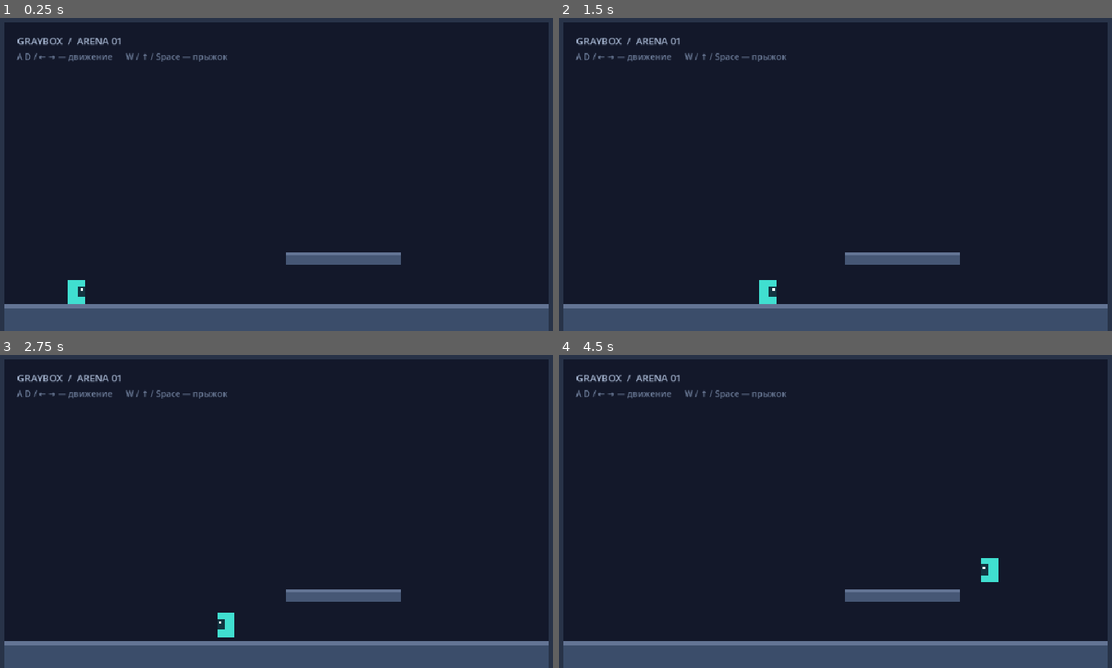
Above: before the commit, frames 1-4 (two rows, left to right).
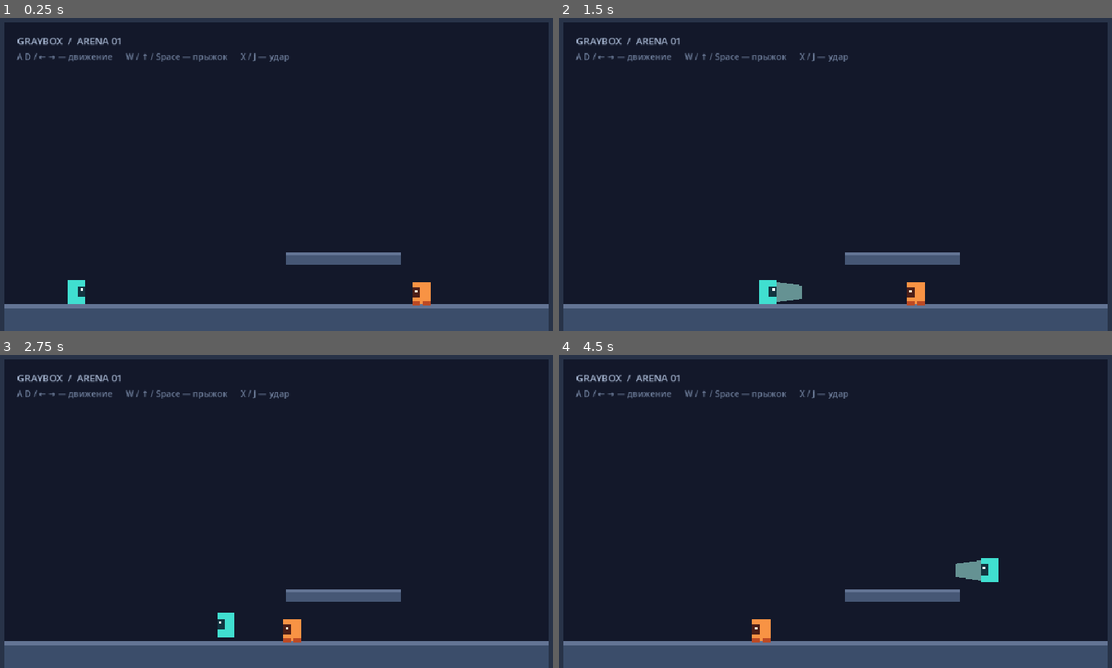
Above: after the commit, the same moments.

Repository: Vinatorul/pivotfall
Game: Godot game, scene res://scenes/arena.tscn
Same seed, same stepped clock (60 frames per second), same inputs: the game is played once before the commit and once after it.
Inputs:
- Up to frame 1 (0.25 s): no input
- Up to frame 2 (1.5 s): tap Enter (ui_accept) at 0.5, 0.77 s; hold Right (ui_right) from 0.53 s (still down); tap X at 0.6 s; tap J at 0.8, 1.35 s
- Up to frame 3 (2.75 s): tap Enter (ui_accept) at 1.52 s; tap X at 1.55, 2.1 s; release Right (ui_right) at 2.03 s; hold Left (ui_left) from 2.03 s (still down); tap J at 2.3 s
- Up to frame 4 (4.5 s): release Left (ui_left) at 2.78 s; hold Right (ui_right) 2.78-4.28 s; tap J at 2.85, 3.8, 4.35 s; tap Enter (ui_accept) at 3.02, 3.77 s; tap X at 3.05, 3.6 s; hold Left (ui_left) from 4.28 s (still down)

The runs differ from the first frame. In frame 1, 0.3% of the frame differs, in the area x 43-78%, y 11-92%; in frame 2, 0.6%; in frame 3, 0.3%; in frame 4, 0.6%, in the area x 34-77%, y 11-92%.

Commit message:
feat: add knockback attack and patrol enemy

Diff:
--- a/project.godot
+++ b/project.godot
@@ -1,9 +1,10 @@
 ; Engine configuration file.
-; Edit through the Godot editor when possible.
+; It's best edited using the editor UI and not directly,
+; since the parameters that go here are not all obvious.
 ;
 ; Format:
-;   [section]
-;   param=value
+;   [section] ; section goes between []
+;   param=value ; assign values to parameters
 
 config_version=5
 
@@ -11,6 +12,7 @@
 
 config/name="Single Screen Arcade Prototype"
 run/main_scene="res://scenes/arena.tscn"
+config/features=PackedStringArray("4.6")
 
 [display]
 
--- a/scenes/arena.tscn
+++ b/scenes/arena.tscn
@@ -1,6 +1,7 @@
-[gd_scene load_steps=6 format=3]
+[gd_scene load_steps=7 format=3]
 
 [ext_resource type="PackedScene" path="res://scenes/player.tscn" id="1_player"]
+[ext_resource type="PackedScene" path="res://scenes/patrol_enemy.tscn" id="2_patrol"]
 
 [sub_resource type="RectangleShape2D" id="RectangleShape2D_floor"]
 size = Vector2(960, 44)
@@ -91,6 +92,9 @@
 [node name="Player" parent="." instance=ExtResource("1_player")]
 position = Vector2(150, 450)
 
+[node name="PatrolEnemy" parent="." instance=ExtResource("2_patrol")]
+position = Vector2(740, 450)
+
 [node name="UI" type="CanvasLayer" parent="."]
 
 [node name="Title" type="Label" parent="UI"]
@@ -105,8 +109,8 @@
 [node name="Controls" type="Label" parent="UI"]
 offset_left = 52.0
 offset_top = 78.0
-offset_right = 520.0
+offset_right = 760.0
 offset_bottom = 105.0
 theme_override_colors/font_color = Color(0.439, 0.502, 0.616, 1)
 theme_override_font_sizes/font_size = 14
-text = "A D / ← → — движение      W / ↑ / Space — прыжок"
+text = "A D / ← → — движение      W / ↑ / Space — прыжок      X / J — удар"
--- /dev/null
+++ b/scenes/patrol_enemy.tscn
@@ -0,0 +1,44 @@
+[gd_scene load_steps=3 format=3]
+
+[ext_resource type="Script" path="res://scripts/patrol_enemy.gd" id="1_patrol"]
+
+[sub_resource type="RectangleShape2D" id="RectangleShape2D_patrol"]
+size = Vector2(30, 36)
+
+[node name="PatrolEnemy" type="CharacterBody2D"]
+collision_layer = 4
+collision_mask = 1
+floor_snap_length = 6.0
+floor_constant_speed = true
+script = ExtResource("1_patrol")
+
+[node name="CollisionShape2D" type="CollisionShape2D" parent="."]
+shape = SubResource("RectangleShape2D_patrol")
+
+[node name="Visual" type="Node2D" parent="."]
+
+[node name="Body" type="Polygon2D" parent="Visual"]
+polygon = PackedVector2Array(-15, -18, 15, -18, 15, 18, -15, 18)
+color = Color(0.973, 0.58, 0.267, 1)
+
+[node name="FacePanel" type="Polygon2D" parent="Visual"]
+polygon = PackedVector2Array(2, -10, 15, -10, 15, 8, 2, 8)
+color = Color(0.302, 0.125, 0.098, 1)
+
+[node name="Eye" type="Polygon2D" parent="Visual"]
+polygon = PackedVector2Array(7, -6, 11, -6, 11, -2, 7, -2)
+color = Color(1, 0.949, 0.835, 1)
+
+[node name="FootLeft" type="Polygon2D" parent="Visual"]
+polygon = PackedVector2Array(-15, 13, -2, 13, -2, 21, -15, 21)
+color = Color(0.741, 0.294, 0.145, 1)
+
+[node name="FootRight" type="Polygon2D" parent="Visual"]
+polygon = PackedVector2Array(2, 13, 15, 13, 15, 21, 2, 21)
+color = Color(0.741, 0.294, 0.145, 1)
+
+[node name="EdgeProbe" type="RayCast2D" parent="."]
+position = Vector2(0, 12)
+target_position = Vector2(28, 18)
+collision_mask = 1
+enabled = true
--- a/scenes/player.tscn
+++ b/scenes/player.tscn
@@ -1,11 +1,16 @@
-[gd_scene load_steps=3 format=3]
+[gd_scene load_steps=4 format=3]
 
 [ext_resource type="Script" path="res://scripts/player.gd" id="1_player"]
 
 [sub_resource type="RectangleShape2D" id="RectangleShape2D_player"]
 size = Vector2(28, 40)
 
+[sub_resource type="RectangleShape2D" id="RectangleShape2D_attack"]
+size = Vector2(44, 36)
+
 [node name="Player" type="CharacterBody2D"]
+collision_layer = 2
+collision_mask = 1
 floor_snap_length = 6.0
 floor_constant_speed = true
 script = ExtResource("1_player")
@@ -26,3 +31,20 @@
 [node name="Eye" type="Polygon2D" parent="Visual"]
 polygon = PackedVector2Array(7, -6, 11, -6, 11, -2, 7, -2)
 color = Color(0.941, 0.984, 0.984, 1)
+
+[node name="AttackPivot" type="Node2D" parent="."]
+
+[node name="AttackArea" type="Area2D" parent="AttackPivot"]
+position = Vector2(34, 0)
+collision_layer = 0
+collision_mask = 4
+monitoring = false
+
+[node name="CollisionShape2D" type="CollisionShape2D" parent="AttackPivot/AttackArea"]
+shape = SubResource("RectangleShape2D_attack")
+
+[node name="AttackVisual" type="Polygon2D" parent="AttackPivot"]
+visible = false
+z_index = -1
+polygon = PackedVector2Array(12, -17, 56, -11, 56, 11, 12, 17)
+color = Color(0.659, 0.965, 0.918, 0.55)
--- /dev/null
+++ b/scripts/patrol_enemy.gd
@@ -0,0 +1,70 @@
+class_name PatrolEnemy
+extends CharacterBody2D
+
+@export var patrol_speed := 85.0
+@export var knockback_lock_time := 0.28
+@export var knockback_drag := 420.0
+@export var maximum_fall_speed := 900.0
+
+@onready var visual: Node2D = $Visual
+@onready var edge_probe: RayCast2D = $EdgeProbe
+
+var gravity: float = float(
+	ProjectSettings.get_setting("physics/2d/default_gravity", 1500.0)
+)
+var patrol_direction := -1.0
+var knockback_time_remaining := 0.0
+var hit_flash_time_remaining := 0.0
+
+
+func _ready() -> void:
+	_sync_direction()
+
+
+func _physics_process(delta: float) -> void:
+	_update_hit_flash(delta)
+
+	if not is_on_floor():
+		velocity.y = minf(velocity.y + gravity * delta, maximum_fall_speed)
+
+	if knockback_time_remaining > 0.0:
+		knockback_time_remaining = maxf(knockback_time_remaining - delta, 0.0)
+		velocity.x = move_toward(velocity.x, 0.0, knockback_drag * delta)
+	else:
+		if is_on_floor() and not edge_probe.is_colliding():
+			_turn_around()
+		velocity.x = patrol_direction * patrol_speed
+
+	move_and_slide()
+
+	if is_on_wall():
+		_turn_around()
+
+
+func receive_impulse(impulse: Vector2) -> void:
+	velocity = impulse
+	knockback_time_remaining = knockback_lock_time
+	hit_flash_time_remaining = 0.12
+
+	if not is_zero_approx(impulse.x):
+		patrol_direction = signf(impulse.x)
+		_sync_direction()
+
+
+func _turn_around() -> void:
+	patrol_direction *= -1.0
+	_sync_direction()
+
+
+func _sync_direction() -> void:
+	visual.scale.x = patrol_direction
+	edge_probe.target_position.x = absf(edge_probe.target_position.x) * patrol_direction
+
+
+func _update_hit_flash(delta: float) -> void:
+	hit_flash_time_remaining = maxf(hit_flash_time_remaining - delta, 0.0)
+	visual.modulate = (
+		Color(1.0, 0.82, 0.62)
+		if hit_flash_time_remaining > 0.0
+		else Color.WHITE
+	)
--- a/scripts/player.gd
+++ b/scripts/player.gd
@@ -9,25 +9,45 @@
 @export var jump_velocity := -540.0
 @export var maximum_fall_speed := 900.0
 
+@export_category("Attack")
+@export var attack_horizontal_impulse := 390.0
+@export var attack_vertical_impulse := -170.0
+@export var attack_active_time := 0.12
+@export var attack_cooldown := 0.3
+
 @onready var visual: Node2D = $Visual
+@onready var attack_pivot: Node2D = $AttackPivot
+@onready var attack_area: Area2D = $AttackPivot/AttackArea
+@onready var attack_visual: Polygon2D = $AttackPivot/AttackVisual
 
 var gravity: float = float(
 	ProjectSettings.get_setting("physics/2d/default_gravity", 1500.0)
 )
 var jump_requested := false
+var attack_requested := false
+var facing_direction := 1.0
+var attack_time_remaining := 0.0
+var attack_cooldown_remaining := 0.0
+var struck_targets: Dictionary[int, bool] = {}
+
+
+func _ready() -> void:
+	attack_area.body_entered.connect(_on_attack_area_body_entered)
 
 
 func _input(event: InputEvent) -> void:
-	if (
-		event is InputEventKey
-		and event.pressed
-		and not event.echo
-		and event.physical_keycode == KEY_W
-	):
+	if not event is InputEventKey or not event.pressed or event.echo:
+		return
+
+	if event.physical_keycode == KEY_W:
 		jump_requested = true
+	elif event.physical_keycode in [KEY_X, KEY_J]:
+		attack_requested = true
 
 
 func _physics_process(delta: float) -> void:
+	_update_attack_timers(delta)
+
 	var direction := Input.get_axis("ui_left", "ui_right")
 
 	if Input.is_physical_key_pressed(KEY_A):
@@ -46,7 +66,9 @@
 			direction * move_speed,
 			acceleration * delta
 		)
-		visual.scale.x = signf(direction)
+		facing_direction = signf(direction)
+		visual.scale.x = facing_direction
+		attack_pivot.scale.x = facing_direction
 
 	var wants_to_jump := (
 		Input.is_action_just_pressed("ui_accept")
@@ -55,6 +77,10 @@
 	)
 	jump_requested = false
 
+	if attack_requested and is_zero_approx(attack_cooldown_remaining):
+		_start_attack()
+	attack_requested = false
+
 	if is_on_floor():
 		if wants_to_jump:
 			velocity.y = jump_velocity
@@ -62,3 +88,46 @@
 		velocity.y = minf(velocity.y + gravity * delta, maximum_fall_speed)
 
 	move_and_slide()
+
+
+func _start_attack() -> void:
+	attack_time_remaining = attack_active_time
+	attack_cooldown_remaining = attack_cooldown
+	struck_targets.clear()
+	attack_visual.visible = true
+	attack_area.monitoring = true
+
+
+func _finish_attack() -> void:
+	attack_time_remaining = 0.0
+	attack_visual.visible = false
+	attack_area.monitoring = false
+
+
+func _update_attack_timers(delta: float) -> void:
+	attack_cooldown_remaining = maxf(attack_cooldown_remaining - delta, 0.0)
+
+	if is_zero_approx(attack_time_remaining):
+		return
+
+	attack_time_remaining = maxf(attack_time_remaining - delta, 0.0)
+	if is_zero_approx(attack_time_remaining):
+		_finish_attack()
+
+
+func _on_attack_area_body_entered(body: Node2D) -> void:
+	if is_zero_approx(attack_time_remaining) or not body.has_method("receive_impulse"):
+		return
+
+	var target_id := body.get_instance_id()
+	if struck_targets.has(target_id):
+		return
+
+	struck_targets[target_id] = true
+	body.call(
+		"receive_impulse",
+		Vector2(
+			facing_direction * attack_horizontal_impulse,
+			attack_vertical_impulse
+		)
+	)
Not shown, added: scripts/patrol_enemy.gd.uid
Not shown, changed: README.md
Not shown, changed: docs/WORKLOG.md
